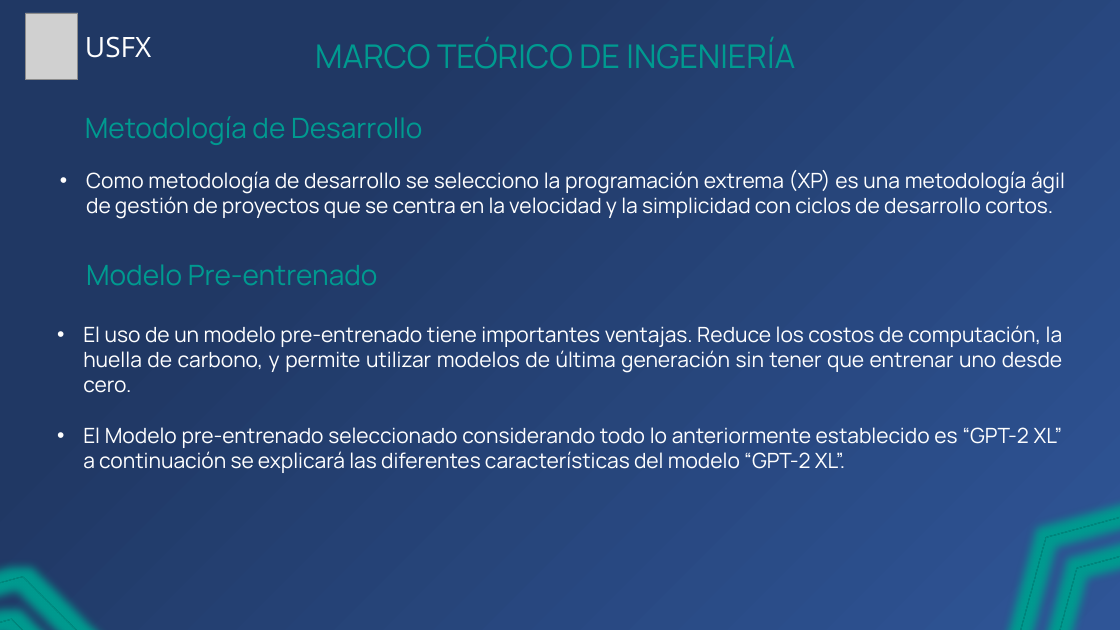
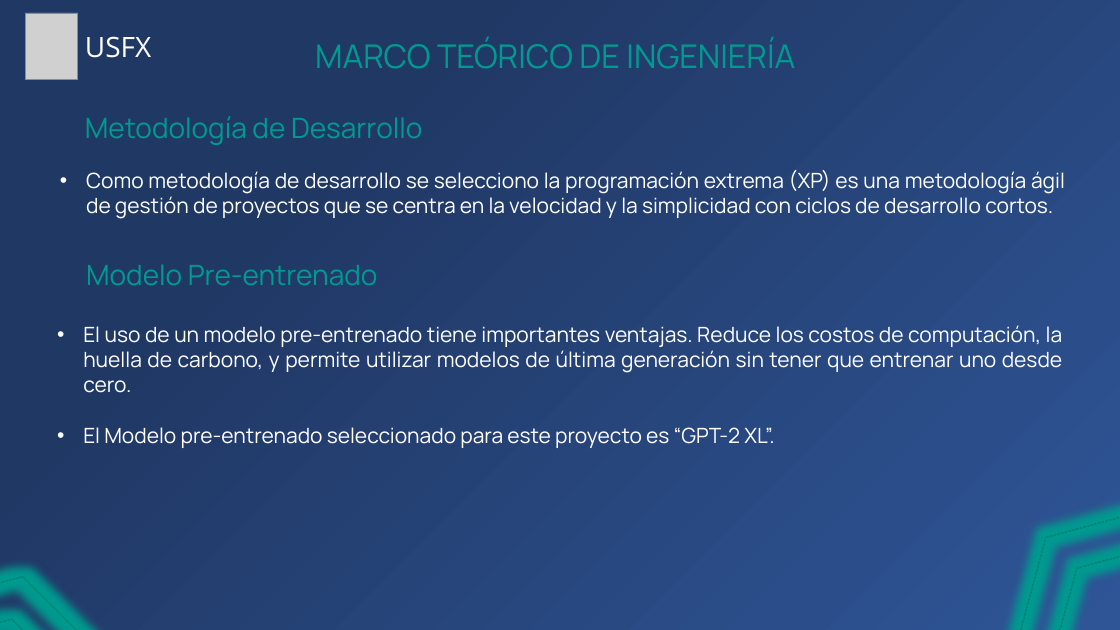
Before and after one commit to Zelechos/Generador-Css, a slide deck: slide 31 of documents/Presentación de Perfil - Modelo Generador CSS.pptx (slide 34 before the commit). Drawn at 1120x630 pixels with LibreOffice and Linux fonts; fonts in the diff are those of the drawing; grey boxes stand for pictures. Boxes give left, top, right and bottom in pixels: in the first picture for what was removed or moved away, otherwise in the second. Text is boxed around its words. In the diff, an @@ line names an element or a change of style, - is before the commit and + after.

```diff
--- a/documents/Presentación de Perfil - Modelo Generador CSS.pptx
+++ b/documents/Presentación de Perfil - Modelo Generador CSS.pptx
@@ text at (x1=83, y1=427, x2=774, y2=448): text changed @@
-• El Modelo pre-entrenado seleccionado considerando todo lo anteriormente establecido es “GPT-2 XL” a continuación se explicará las diferentes características del modelo “GPT-2 XL”.
+• El Modelo pre-entrenado seleccionado para este proyecto es “GPT-2 XL”.
```
Also in this commit, not shown: 16 other slides changed, 1 slide added, 7 slides removed, 1 other file.
